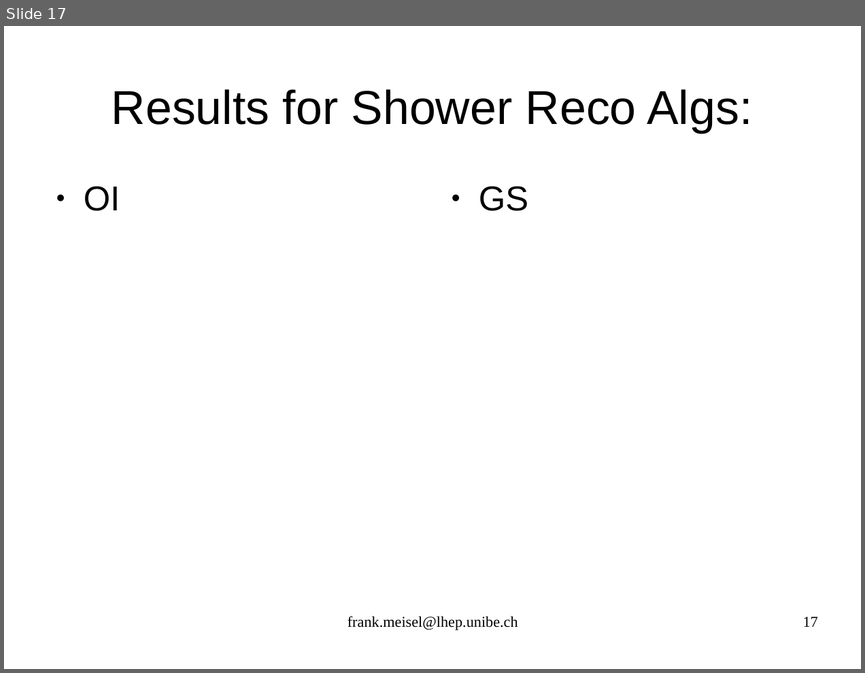
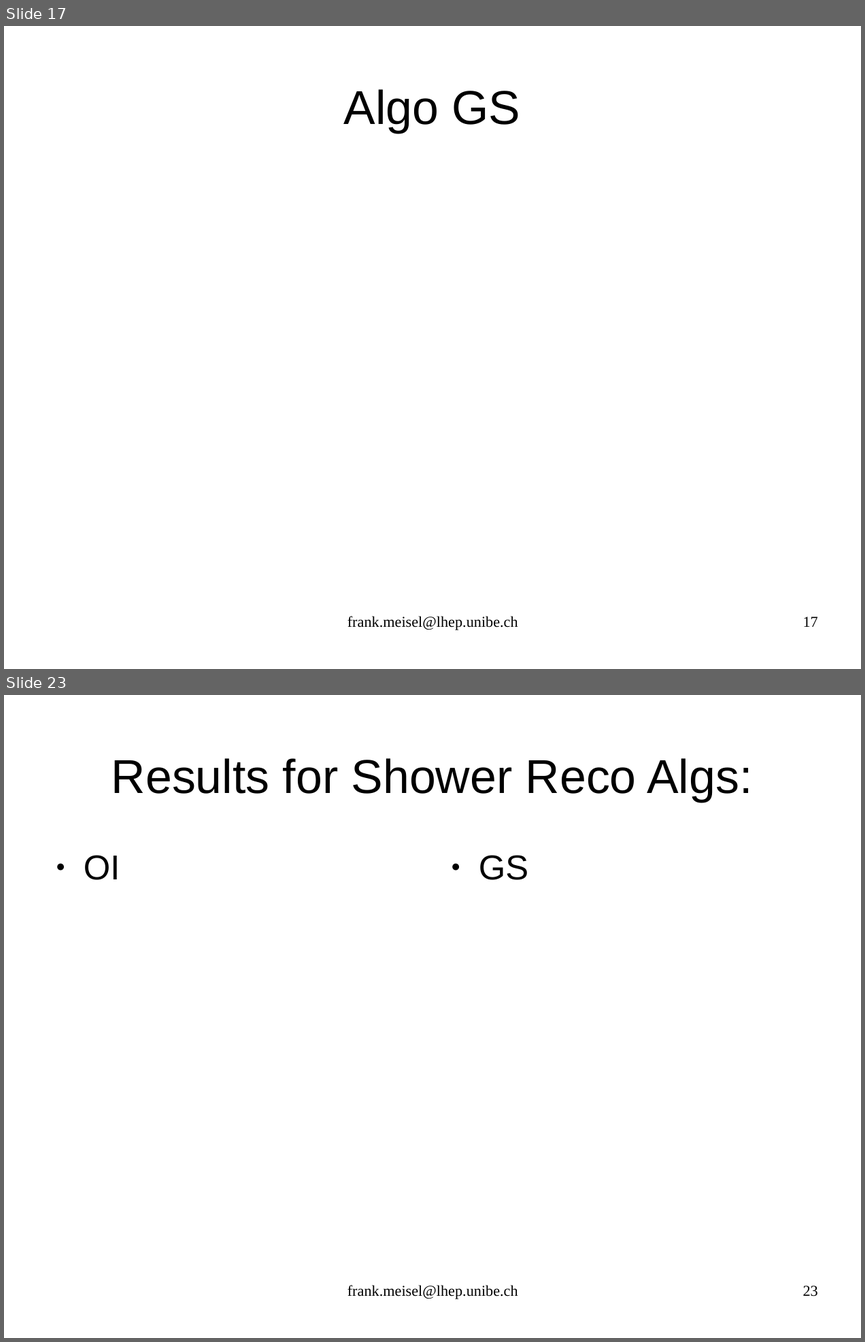
Before and after one commit to antonioiuliano2/fedra, a slide deck: src/libShower/documentation/libShowerMANUAL.odp. Shown one above the other, each under a label of ours: slide 17 before the commit, slides 17 and 23 after it; the slides between them are not shown. The pictures are 865x673 and 865x1342 pixels, drawn with LibreOffice and Linux fonts; fonts in the diff are those of the drawing. Boxes give left, top, right and bottom in pixels: in the first picture for what was removed or moved away, otherwise in the second. Text is boxed around its words. In the diff, an @@ line names an element or a change of style, - is before the commit and + after.

```diff
--- a/src/libShower/documentation/libShowerMANUAL.odp
+++ b/src/libShower/documentation/libShowerMANUAL.odp
@@ slide 17 added at (4,26,861,669), background #FFFFFF @@
@@ title added at (344,89,521,133), 44 pt, text #000000 @@
+Algo GS
@@ text added at (347,616,518,630), 14 pt, text #000000 @@
+frank.meisel@lhep.unibe.ch
@@ page number added at (803,616,818,626), 14 pt, text #000000 @@
+17
@@ what was slide 17 is now slide 23 @@
@@ page number at (803,1285,818,1296): text changed @@
-17
+23
```
Also in this commit, not shown: 1 slide changed, 5 other slides added, 12 other files.
